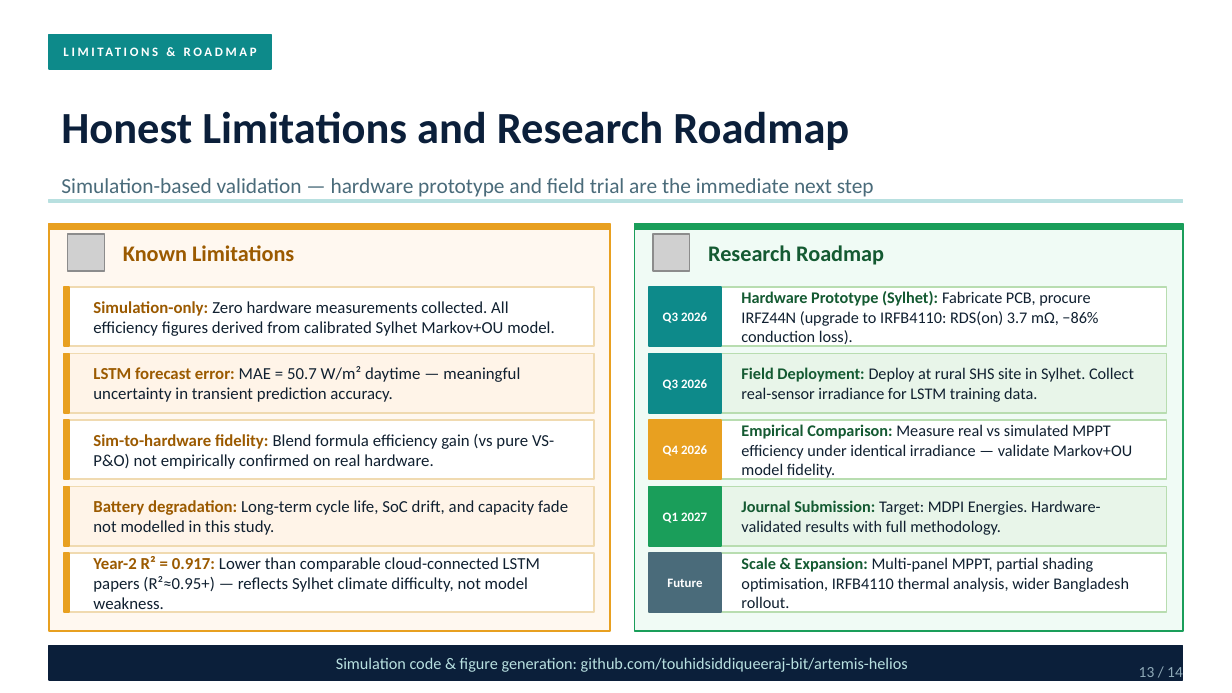
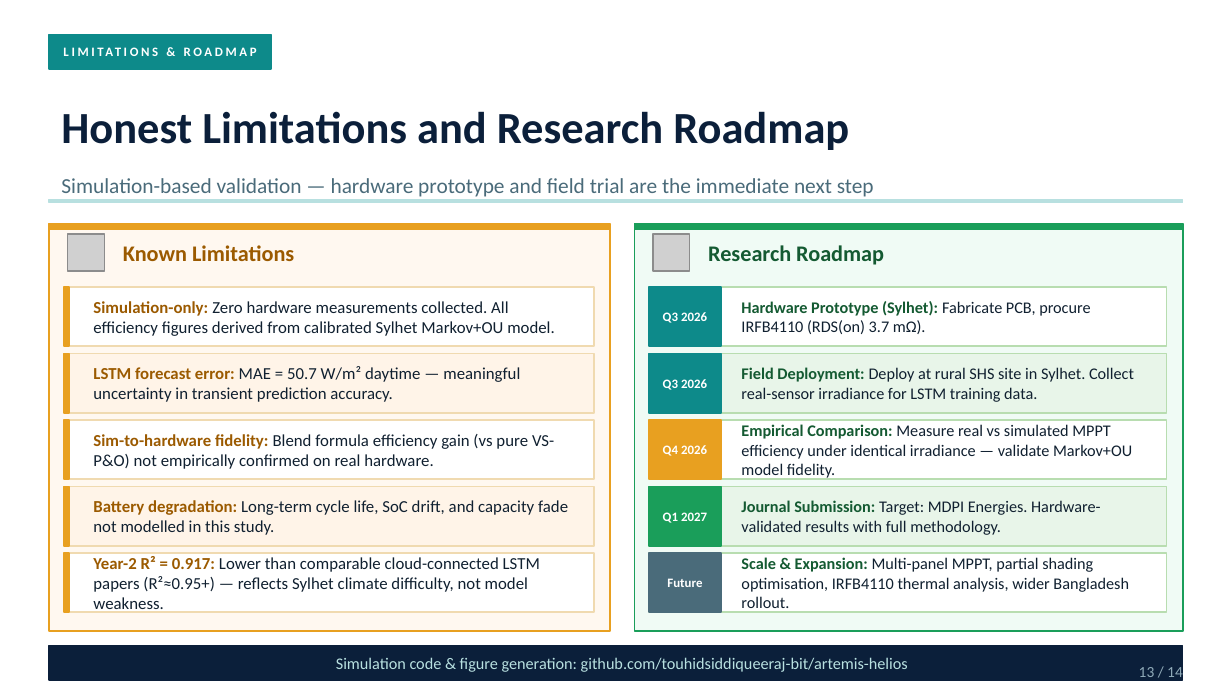
Before and after one commit to touhidsiddiqueeraj-bit/artemis-helios, a slide deck: slide 13 of Docs/Presentation/Helios_Artemis_Detailed.pptx. Drawn at 1232x693 pixels with LibreOffice and Linux fonts; fonts in the diff are those of the drawing; grey boxes stand for pictures. Boxes give left, top, right and bottom in pixels: in the first picture for what was removed or moved away, otherwise in the second. Text is boxed around its words. In the diff, an @@ line names an element or a change of style, - is before the commit and + after.

```diff
--- a/Docs/Presentation/Helios_Artemis_Detailed.pptx
+++ b/Docs/Presentation/Helios_Artemis_Detailed.pptx
@@ text at [741, 301, 1090, 334]: text changed @@
-Hardware Prototype (Sylhet): Fabricate PCB, procure IRFZ44N (upgrade to IRFB4110: RDS(on) 3.7 mΩ, −86% conduction loss).
+Hardware Prototype (Sylhet): Fabricate PCB, procure IRFB4110 (RDS(on) 3.7 mΩ).
```
Also in this commit, not shown: 5 other slides changed, 44 other files.
